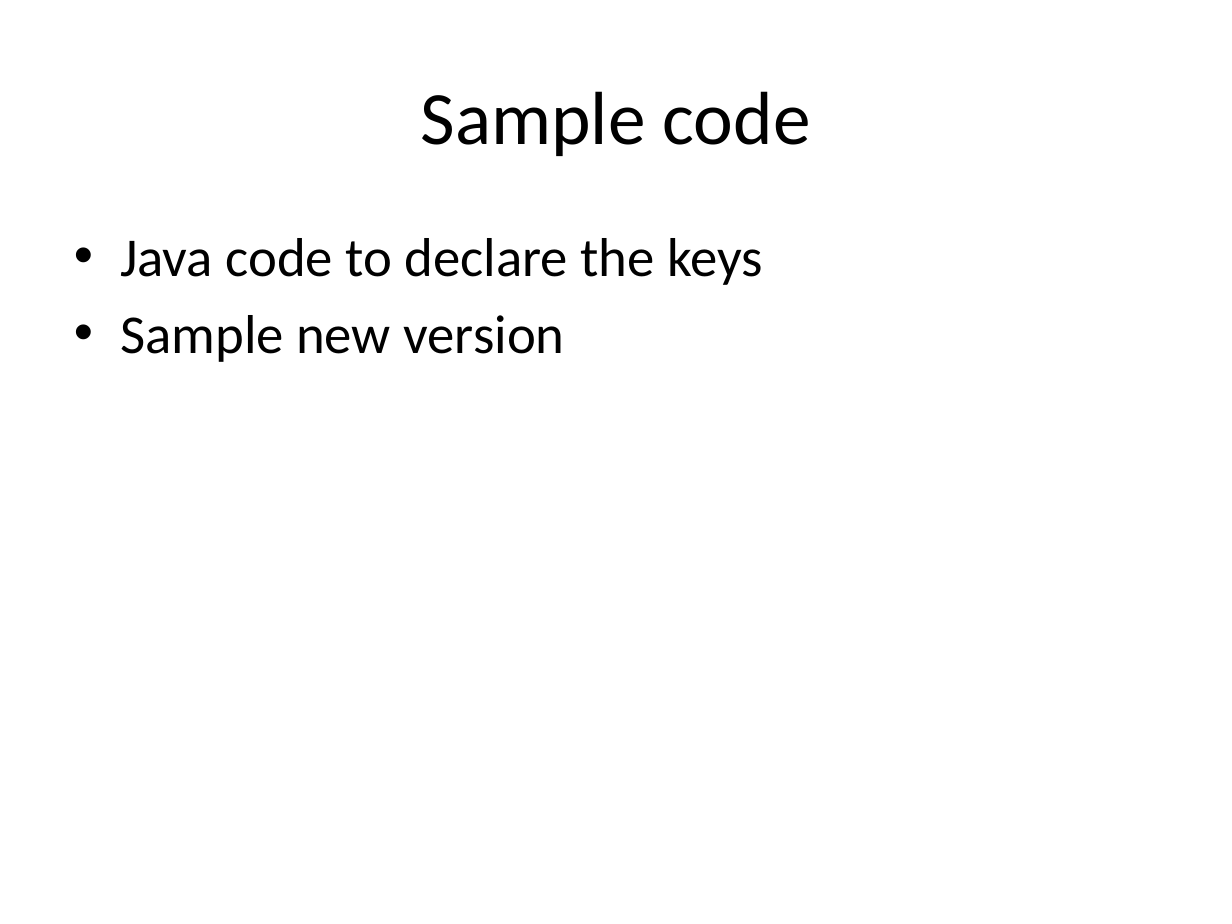
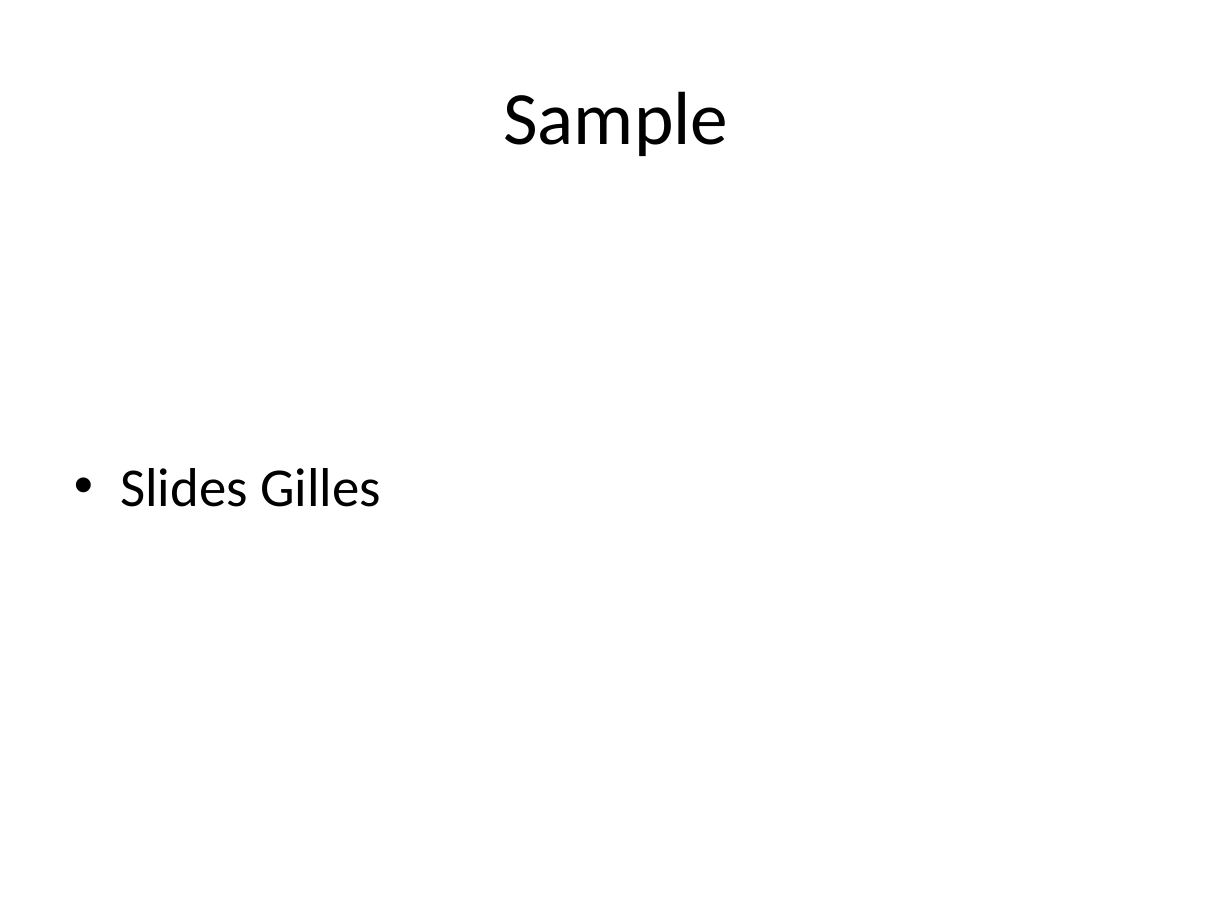
Before and after one commit to dbaeli/ez18n, a slide deck: slide 8 of ez18n-slides/javaone-2012/ez18n_javaone2012.pptx (slide 9 before the commit). Drawn at 1232x924 pixels with LibreOffice and Linux fonts; fonts in the diff are those of the drawing; background and template pictures are left out. Boxes give left, top, right and bottom in pixels: in the first picture for what was removed or moved away, otherwise in the second. Text is boxed around its words. In the diff, an @@ line names an element or a change of style, - is before the commit and + after.

```diff
--- a/ez18n-slides/javaone-2012/ez18n_javaone2012.pptx
+++ b/ez18n-slides/javaone-2012/ez18n_javaone2012.pptx
@@ title at box(503, 91, 728, 156): text changed @@
-Sample code
+Sample
@@ text at box(120, 468, 381, 507): text changed @@
-• Java code to declare the keys
-• Sample new version
+• Slides Gilles
```
Also in this commit, not shown: 5 other slides changed, 2 slides removed.
